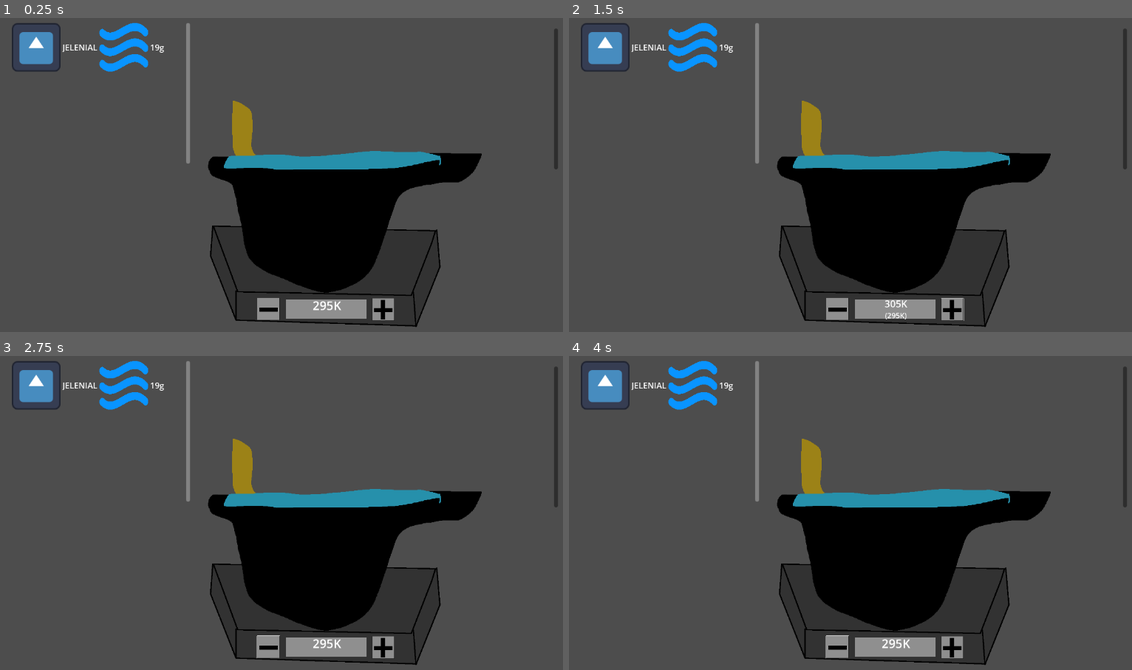
Above: before the commit, frames 1-4 (two rows, left to right).
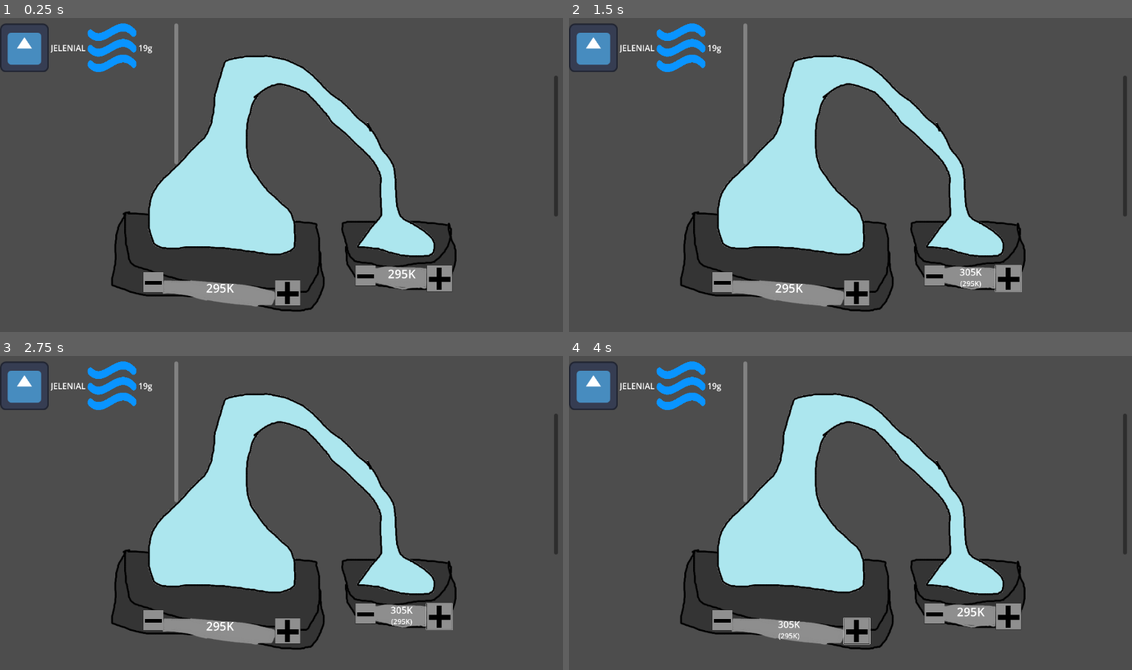
Above: after the commit, the same moments.

Repository: Gutek8134/poison-craft
Game: Godot game, scene res://scenes/prefabs/distillery.tscn
Two runs of this game, one before a commit and one after it. Both use one fixed random seed, a clock stepped at 60 frames per second and the inputs below. The project has no main scene, so this scene is started directly. The engine's default icon, where the game draws it, is replaced by a stand-in: a white triangle on a blue panel in a dark square.
Inputs (mouse positions are in pixels of both pictures, inside the frame that each line leads up to):
- Up to frame 1 (0.25 s): no input
- Up to frame 2 (1.5 s): click (951, 310) at 0.52 s; click (1008, 278) at 1.27 s
- Up to frame 3 (2.75 s): click (270, 648) at 2.02 s
- Up to frame 4 (4 s): click (934, 613) at 2.77 s; click (856, 632) at 3.52 s

The runs differ from the first frame. In frame 1, 33% of the frame differs, in the area x 0-100%, y 1-99%; in frame 2, 33%; in frame 3, 33%; in frame 4, 33%.

Commit message:
Distillery GUI update

Diff:
--- a/scenes/prefabs/distillery.tscn
+++ b/scenes/prefabs/distillery.tscn
@@ -1,7 +1,7 @@
 [gd_scene load_steps=6 format=3 uid="uid://b6txnvg0anq2e"]
 
 [ext_resource type="Script" path="res://scripts/distillery.gd" id="1_v10g5"]
-[ext_resource type="Texture2D" uid="uid://d2paw5vc8p2xk" path="res://content/images/cauldron-t.png" id="2_5v0sp"]
+[ext_resource type="Texture2D" uid="uid://cilbjn5jhgj1w" path="res://content/images/distillery-t.png" id="2_g47ye"]
 [ext_resource type="PackedScene" uid="uid://chv6qeqta4eot" path="res://scenes/prefabs/container.tscn" id="2_l51i3"]
 [ext_resource type="Texture2D" uid="uid://dful5kmhtcxmm" path="res://content/images/plus-t.png" id="3_8wrvh"]
 [ext_resource type="Texture2D" uid="uid://h01ytmr31lmw" path="res://content/images/minus-t.png" id="4_kldqf"]
@@ -9,42 +9,79 @@
 [node name="Distillery" type="Node2D"]
 script = ExtResource("1_v10g5")
 
-[node name="temperature_timer" type="Timer" parent="."]
+[node name="temperature_timer_left" type="Timer" parent="."]
+
+[node name="temperature_timer_right" type="Timer" parent="."]
 
 [node name="gases_movement_timer" type="Timer" parent="."]
 
 [node name="distillery_sprite" type="Sprite2D" parent="."]
-position = Vector2(673, 400)
-scale = Vector2(0.473046, 0.473046)
-texture = ExtResource("2_5v0sp")
+position = Vector2(741, 302)
+scale = Vector2(0.899773, 0.899773)
+texture = ExtResource("2_g47ye")
 
-[node name="increase_temperature" type="Button" parent="distillery_sprite"]
-offset_left = 112.0
-offset_top = 348.0
-offset_right = 360.0
-offset_bottom = 596.0
-scale = Vector2(0.376711, 0.376711)
+[node name="increase_temperature_right" type="Button" parent="distillery_sprite"]
+offset_left = 101.136
+offset_top = 221.167
+offset_right = 349.136
+offset_bottom = 469.167
+scale = Vector2(0.230493, 0.230493)
 action_mode = 0
 icon = ExtResource("3_8wrvh")
 
-[node name="decrease_temperature" type="Button" parent="distillery_sprite"]
-offset_left = -362.0
-offset_top = 346.0
-offset_right = -114.0
-offset_bottom = 594.0
-scale = Vector2(0.376711, 0.376711)
+[node name="decrease_temperature_right" type="Button" parent="distillery_sprite"]
+offset_left = -53.3469
+offset_top = 221.167
+offset_right = 194.653
+offset_bottom = 469.167
+scale = Vector2(0.179374, 0.179374)
 icon = ExtResource("4_kldqf")
 
-[node name="temperature_display" type="RichTextLabel" parent="distillery_sprite"]
+[node name="temperature_display_right" type="RichTextLabel" parent="distillery_sprite"]
 anchors_preset = -1
 anchor_left = 0.285
 anchor_top = 0.876
 anchor_right = 0.581
 anchor_bottom = 0.958
-offset_left = -563.765
-offset_top = -476.936
-offset_right = -560.949
-offset_bottom = -459.688
+offset_left = -498.861
+offset_top = -507.665
+offset_right = -685.775
+offset_bottom = -477.242
+scale = Vector2(0.510987, 0.510987)
+bbcode_enabled = true
+text = "[center][font_size=40]295K[/font_size]
+[font_size=30](100K)[/font_size][/center]"
+scroll_active = false
+text_direction = 1
+
+[node name="increase_temperature_left" type="Button" parent="distillery_sprite"]
+offset_left = -227.835
+offset_top = 252.286
+offset_right = 20.1648
+offset_bottom = 500.286
+scale = Vector2(0.230493, 0.230493)
+action_mode = 0
+icon = ExtResource("3_8wrvh")
+
+[node name="decrease_temperature_left" type="Button" parent="distillery_sprite"]
+offset_left = -513.463
+offset_top = 234.504
+offset_right = -265.463
+offset_bottom = 482.504
+scale = Vector2(0.179374, 0.179374)
+icon = ExtResource("4_kldqf")
+
+[node name="temperature_display_left" type="RichTextLabel" parent="distillery_sprite"]
+anchors_preset = -1
+anchor_left = 0.285
+anchor_top = 0.876
+anchor_right = 0.581
+anchor_bottom = 0.958
+offset_left = -938.972
+offset_top = -476.546
+offset_right = -946.236
+offset_bottom = -446.938
+scale = Vector2(0.510987, 0.510987)
 bbcode_enabled = true
 text = "[center][font_size=40]295K[/font_size]
 [font_size=30](100K)[/font_size][/center]"
@@ -52,10 +89,12 @@
 text_direction = 1
 
 [node name="container_right" parent="." instance=ExtResource("2_l51i3")]
-position = Vector2(741, 37)
+position = Vector2(741, 129)
 
 [node name="container_left" parent="." instance=ExtResource("2_l51i3")]
-position = Vector2(23, 26)
+position = Vector2(0, 27)
 
-[connection signal="pressed" from="distillery_sprite/increase_temperature" to="." method="_on_increase_temperature_button_pressed"]
-[connection signal="pressed" from="distillery_sprite/decrease_temperature" to="." method="_on_decrease_temperature_button_pressed"]
+[connection signal="pressed" from="distillery_sprite/increase_temperature_right" to="." method="_on_increase_temperature_right_button_pressed"]
+[connection signal="pressed" from="distillery_sprite/decrease_temperature_right" to="." method="_on_decrease_temperature_right_button_pressed"]
+[connection signal="pressed" from="distillery_sprite/increase_temperature_left" to="." method="_on_increase_temperature_left_button_pressed"]
+[connection signal="pressed" from="distillery_sprite/decrease_temperature_left" to="." method="_on_decrease_temperature_left_button_pressed"]
--- a/scripts/distillery.gd
+++ b/scripts/distillery.gd
@@ -14,22 +14,29 @@
 @export var gas_movement_interval: int = 1
 
 ## In Kelvins
-var current_temperature: int:
-	set = _set_current_temperature
-## In Kelvins
-var target_temperature: int:
-	set = set_target_temperature
+var current_temperature_left: int:
+	set = _set_current_temperature_left
+## In Kelvins
+var target_temperature_left: int:
+	set = set_target_temperature_left
+## In Kelvins
+var current_temperature_right: int:
+	set = _set_current_temperature_right
+## In Kelvins
+var target_temperature_right: int:
+	set = set_target_temperature_right
 
 var is_heating: bool:
 	get:
-		return target_temperature - current_temperature < 0
+		return target_temperature_left - current_temperature_left < 0
 
 var is_cooling: bool:
 	get:
-		return target_temperature - current_temperature > 0
+		return target_temperature_left - current_temperature_left > 0
 
 const DEFAULT_TEMPERATURE_CHANGE = 10
-@onready var temperature_change_timer := $temperature_timer as Timer
+@onready var temperature_change_timer_left := $temperature_timer_left as Timer
+@onready var temperature_change_timer_right := $temperature_timer_right as Timer
 @onready var gases_movement_timer := $gases_movement_timer as Timer
 
 @onready var content_left := $container_left as SubstanceContainer
@@ -43,15 +50,18 @@
 
 # Graphics related
 
-@onready var temperature_display := $distillery_sprite/temperature_display as RichTextLabel
+@onready var temperature_display_left := $distillery_sprite/temperature_display_left as RichTextLabel
+@onready var temperature_display_right := $distillery_sprite/temperature_display_right as RichTextLabel
 
 # Called when the node enters the scene tree for the first time.
 func _ready() -> void:
-	current_temperature = SubstanceContainer.room_temperature
-	target_temperature = current_temperature
-	content_left.current_temperature = current_temperature
+	current_temperature_left = SubstanceContainer.room_temperature
+	target_temperature_left = SubstanceContainer.room_temperature
+	current_temperature_right = SubstanceContainer.room_temperature
+	target_temperature_right = SubstanceContainer.room_temperature
+	content_left.current_temperature = current_temperature_left
 	content_left.data_table = data_table
-	content_right.current_temperature = current_temperature
+	content_right.current_temperature = current_temperature_right
 	content_right.data_table = data_table
 	_test()
 
@@ -60,39 +70,74 @@
 	queue_free()
 
 ## In Kelvins
-func _set_current_temperature(new_temperature: int) -> void:
-	current_temperature = new_temperature
-	content_left.current_temperature = current_temperature
-	if current_temperature > max_temperature or current_temperature < min_temperature:
+func _set_current_temperature_left(new_temperature: int) -> void:
+	current_temperature_left = new_temperature
+	content_left.current_temperature = current_temperature_left
+	if current_temperature_left > max_temperature or current_temperature_left < min_temperature:
 		self_destruct()
 	_update_temperature_display()
 	_update_ongoing_reactions()
 
-func set_target_temperature(new_temperature: int) -> void:
-	if target_temperature == current_temperature:
-		target_temperature = clamp(new_temperature, min_temperature, max_temperature)
-		_start_approaching_target_temperature(temperature_change_interval)
-	else:
-		target_temperature = clamp(new_temperature, min_temperature, max_temperature)
+## In Kelvins
+func _set_current_temperature_right(new_temperature: int) -> void:
+	current_temperature_right = new_temperature
+	content_right.current_temperature = current_temperature_right
+	if current_temperature_right > max_temperature or current_temperature_right < min_temperature:
+		self_destruct()
+	_update_temperature_display()
+	_update_ongoing_reactions()
+
+func set_target_temperature_left(new_temperature: int) -> void:
+	if target_temperature_left == current_temperature_left:
+		target_temperature_left = clamp(new_temperature, min_temperature, max_temperature)
+		_start_approaching_target_temperature_left(temperature_change_interval)
+	else:
+		target_temperature_left = clamp(new_temperature, min_temperature, max_temperature)
+	_update_temperature_display()
+
+func set_target_temperature_right(new_temperature: int) -> void:
+	if target_temperature_right == current_temperature_right:
+		target_temperature_right = clamp(new_temperature, min_temperature, max_temperature)
+		_start_approaching_target_temperature_right(temperature_change_interval)
+	else:
+		target_temperature_right = clamp(new_temperature, min_temperature, max_temperature)
 	_update_temperature_display()
 
 ## Interval in seconds
-func _start_approaching_target_temperature(interval: int=3) -> void:
+func _start_approaching_target_temperature_left(interval: int=3) -> void:
 	# Changes current temperature in static interval
-	temperature_change_timer.wait_time = interval
-	temperature_change_timer.start()
+	temperature_change_timer_left.wait_time = interval
+	temperature_change_timer_left.start()
 	while true:
-		await temperature_change_timer.timeout
-		# print(current_temperature, "->", target_temperature)
-		if abs(target_temperature - current_temperature) <= heating_power * interval:
-			break
-		if current_temperature > target_temperature:
-			current_temperature -= heating_power * interval
-		else:
-			current_temperature += heating_power * interval
-
-	current_temperature = target_temperature
-	temperature_change_timer.stop()
+		await temperature_change_timer_left.timeout
+		# print(current_temperature_left, "->", target_temperature_left)
+		if abs(target_temperature_left - current_temperature_left) <= heating_power * interval:
+			break
+		if current_temperature_left > target_temperature_left:
+			current_temperature_left -= heating_power * interval
+		else:
+			current_temperature_left += heating_power * interval
+
+	current_temperature_left = target_temperature_left
+	temperature_change_timer_left.stop()
+
+## Interval in seconds
+func _start_approaching_target_temperature_right(interval: int=3) -> void:
+	# Changes current temperature in static interval
+	temperature_change_timer_right.wait_time = interval
+	temperature_change_timer_right.start()
+	while true:
+		await temperature_change_timer_right.timeout
+		# print(current_temperature_right, "->", target_temperature_right)
+		if abs(target_temperature_right - current_temperature_right) <= heating_power * interval:
+			break
+		if current_temperature_right > target_temperature_right:
+			current_temperature_right -= heating_power * interval
+		else:
+			current_temperature_right += heating_power * interval
+
+	current_temperature_right = target_temperature_right
+	temperature_change_timer_right.stop()
 
 func _start_moving_gases(interval: int=1) -> void:
 	gases_movement_timer.wait_time = interval
@@ -128,38 +173,71 @@
 	_update_substance_display()
 
 func _update_temperature_display() -> void:
-	temperature_display.text = "[center][font_size=50]%dK[/font_size][/center]" % current_temperature \
-if target_temperature == current_temperature \
+	temperature_display_left.text = "[center][font_size=50]%dK[/font_size][/center]" % current_temperature_left \
+if target_temperature_left == current_temperature_left \
 else "[center][font_size=40]%dK[/font_size]
-[font_size=30](%dK)[/font_size][/center]" % [target_temperature, current_temperature]
-
-func increase_target_temperature(value: int=DEFAULT_TEMPERATURE_CHANGE) -> void:
-	target_temperature += value
-
-func decrease_target_temperature(value: int=DEFAULT_TEMPERATURE_CHANGE) -> void:
-	target_temperature -= value
-
-func _on_decrease_temperature_button_pressed() -> void:
-	if Input.is_key_pressed(KEY_SHIFT):
-		if Input.is_key_pressed(KEY_CTRL):
-			decrease_target_temperature(DEFAULT_TEMPERATURE_CHANGE * 5)
-		else:
-			decrease_target_temperature(DEFAULT_TEMPERATURE_CHANGE * 10)
-	elif Input.is_key_pressed(KEY_CTRL):
-		decrease_target_temperature(int(float(DEFAULT_TEMPERATURE_CHANGE) / 2))
-	else:
-		decrease_target_temperature(DEFAULT_TEMPERATURE_CHANGE)
-
-func _on_increase_temperature_button_pressed() -> void:
-	if Input.is_key_pressed(KEY_SHIFT):
-		if Input.is_key_pressed(KEY_CTRL):
-			increase_target_temperature(DEFAULT_TEMPERATURE_CHANGE * 5)
-		else:
-			increase_target_temperature(DEFAULT_TEMPERATURE_CHANGE * 10)
-	elif Input.is_key_pressed(KEY_CTRL):
-		increase_target_temperature(int(float(DEFAULT_TEMPERATURE_CHANGE) / 2))
-	else:
-		increase_target_temperature(DEFAULT_TEMPERATURE_CHANGE)
+[font_size=30](%dK)[/font_size][/center]" % [target_temperature_left, current_temperature_left]
+
+	temperature_display_right.text = "[center][font_size=50]%dK[/font_size][/center]" % current_temperature_right \
+if target_temperature_right == current_temperature_right \
+else "[center][font_size=40]%dK[/font_size]
+[font_size=30](%dK)[/font_size][/center]" % [target_temperature_right, current_temperature_right]
+
+func increase_target_temperature_left(value: int=DEFAULT_TEMPERATURE_CHANGE) -> void:
+	target_temperature_left += value
+
+func decrease_target_temperature_left(value: int=DEFAULT_TEMPERATURE_CHANGE) -> void:
+	target_temperature_left -= value
+
+func increase_target_temperature_right(value: int=DEFAULT_TEMPERATURE_CHANGE) -> void:
+	target_temperature_right += value
+
+func decrease_target_temperature_right(value: int=DEFAULT_TEMPERATURE_CHANGE) -> void:
+	target_temperature_right -= value
+
+func _on_decrease_temperature_left_button_pressed() -> void:
+	if Input.is_key_pressed(KEY_SHIFT):
+		if Input.is_key_pressed(KEY_CTRL):
+			decrease_target_temperature_left(DEFAULT_TEMPERATURE_CHANGE * 5)
+		else:
+			decrease_target_temperature_left(DEFAULT_TEMPERATURE_CHANGE * 10)
+	elif Input.is_key_pressed(KEY_CTRL):
+		decrease_target_temperature_left(int(float(DEFAULT_TEMPERATURE_CHANGE) / 2))
+	else:
+		decrease_target_temperature_left(DEFAULT_TEMPERATURE_CHANGE)
+
+func _on_increase_temperature_left_button_pressed() -> void:
+	if Input.is_key_pressed(KEY_SHIFT):
+		if Input.is_key_pressed(KEY_CTRL):
+			increase_target_temperature_left(DEFAULT_TEMPERATURE_CHANGE * 5)
+		else:
+			increase_target_temperature_left(DEFAULT_TEMPERATURE_CHANGE * 10)
+	elif Input.is_key_pressed(KEY_CTRL):
+		increase_target_temperature_left(int(float(DEFAULT_TEMPERATURE_CHANGE) / 2))
+	else:
+		increase_target_temperature_left(DEFAULT_TEMPERATURE_CHANGE)
+
+func _on_decrease_temperature_right_button_pressed() -> void:
+	if Input.is_key_pressed(KEY_SHIFT):
+		if Input.is_key_pressed(KEY_CTRL):
+			decrease_target_temperature_right(DEFAULT_TEMPERATURE_CHANGE * 5)
+		else:
+			decrease_target_temperature_right(DEFAULT_TEMPERATURE_CHANGE * 10)
+	elif Input.is_key_pressed(KEY_CTRL):
+		decrease_target_temperature_right(int(float(DEFAULT_TEMPERATURE_CHANGE) / 2))
+	else:
+		decrease_target_temperature_right(DEFAULT_TEMPERATURE_CHANGE)
+
+func _on_increase_temperature_right_button_pressed() -> void:
+	if Input.is_key_pressed(KEY_SHIFT):
+		if Input.is_key_pressed(KEY_CTRL):
+			increase_target_temperature_right(DEFAULT_TEMPERATURE_CHANGE * 5)
+		else:
+			increase_target_temperature_right(DEFAULT_TEMPERATURE_CHANGE * 10)
+	elif Input.is_key_pressed(KEY_CTRL):
+		increase_target_temperature_right(int(float(DEFAULT_TEMPERATURE_CHANGE) / 2))
+	else:
+		increase_target_temperature_right(DEFAULT_TEMPERATURE_CHANGE)
 
 ## Amount in grams
 func add_substance_left(substance: SubstanceData, amount: int) -> void:
Binary file added: content/images/distillery-t.png
Not shown, added: content/images/distillery-t.png.import
